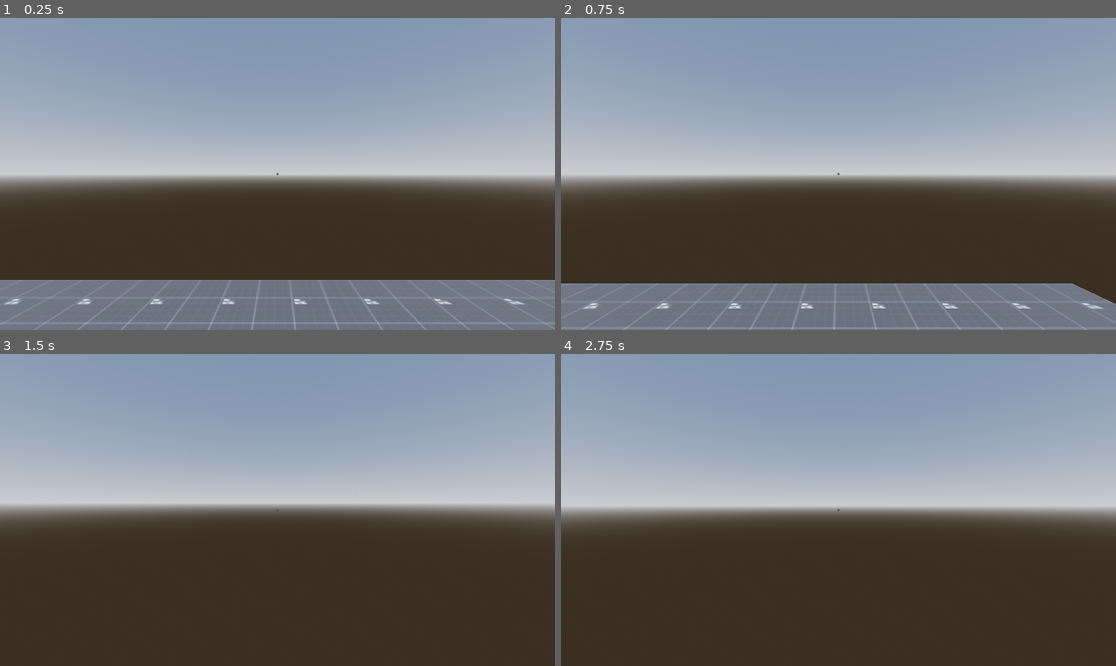
Above: before the commit, frames 1-4 (two rows, left to right).
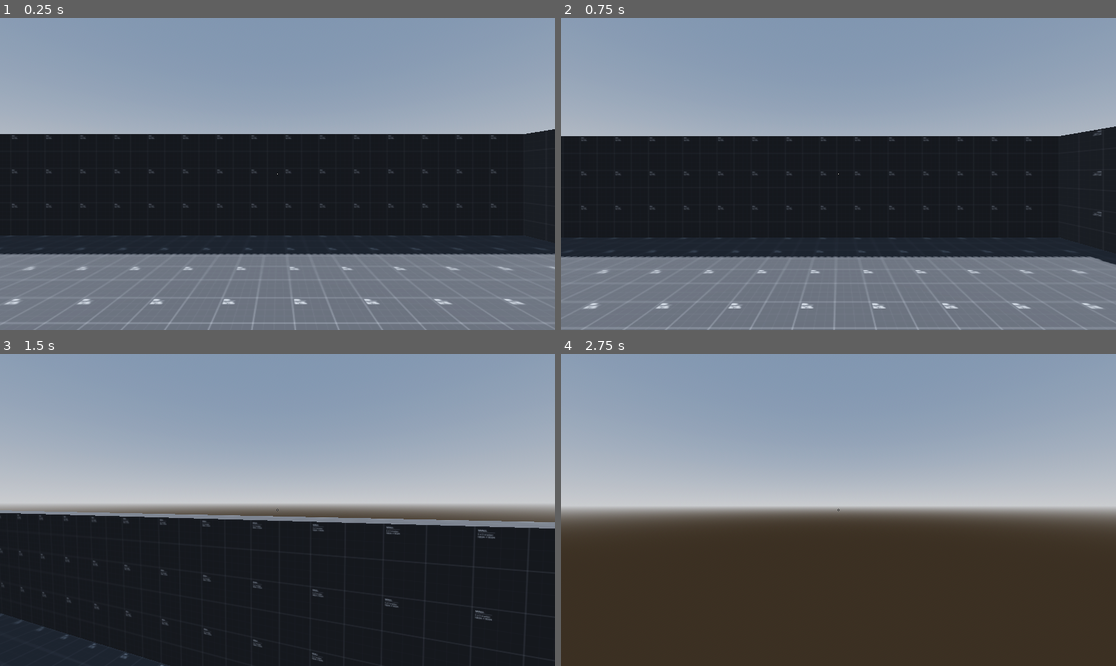
Above: after the commit, the same moments.

Repository: gbrlferz/super-crate-box-fps
Game: Godot game, scene res://scenes/game.tscn
Two runs of this game, one before a commit and one after it. Both use one fixed random seed, a clock stepped at 60 frames per second and the inputs below.
Inputs (mouse positions are in pixels of both pictures, inside the frame that each line leads up to):
- Up to frame 1 (0.25 s): no input
- Up to frame 2 (0.75 s): tap Enter at 0.5 s; move the mouse to (960, 158) at 0.52 s; hold D (right) from 0.53 s (still down); hold Ctrl (crouch) from 0.53 s (still down); click (960, 158) at 0.67 s
- Up to frame 3 (1.5 s): tap Space (jump) at 0.77 s; move the mouse to (249, 510) at 1.27 s; release D (right) at 1.28 s; release Ctrl (crouch) at 1.28 s; hold W (up) from 1.28 s (still down); tap V (no_clip) at 1.35 s
- Up to frame 4 (2.75 s): keep holding W (up); tap Space (jump) at 1.52, 2 s; move the mouse to (849, 503) at 2.02 s; press the mouse at (849, 503) at 2.03 s

The runs differ from the first frame. In frame 1, 47% of the frame differs, in the area x 0-100%, y 35-84%; in frame 2, 47%, in the area x 0-100%, y 34-92%; in frame 3, 47%; in frame 4, nothing differs.

Commit message:
Implement enemy spawning

Diff:
--- a/enemies/enemy.gd
+++ b/enemies/enemy.gd
@@ -1,9 +1,17 @@
 extends CharacterBody3D
 
+@export var speed := 3.5
+
 @onready var nav_agent := $NavigationAgent3D
+@onready var target : Node3D = Global.portal
 
-@export var speed := 3.5
-@export var target: Node3D
+var spawn_position: Vector3
+var hostile := false
+
+
+func _ready() -> void:
+	spawn_position = Vector3(randf_range(-10.0, 10.0), 0.0, randf_range(-10.0, 10.0))
+	position = spawn_position
 
 
 func _physics_process(_delta: float) -> void:
@@ -20,9 +28,23 @@
 	var current_location = global_transform.origin
 	var new_velocity = (next_location - current_location).normalized() * speed
 
-	velocity = velocity.move_toward(new_velocity, 0.25)
+	if current_location.distance_to(target.position) < 1.5:
+		if hostile:
+			print("LOSER")
+		else:
+			position = spawn_position
+			target = Global.player
+			hostile = true
+			speed *= 2
+
+	if is_on_floor():
+		velocity = velocity.move_toward(new_velocity, 0.25)
+	else:
+		velocity = Vector3.ZERO
+
 	move_and_slide()
 
 
 func target_position():
-	nav_agent.target_position = target.position
+	if target:
+		nav_agent.target_position = target.position
--- /dev/null
+++ b/enemies/enemy_spawner.gd
@@ -0,0 +1,14 @@
+extends Node
+
+@export var enemy: PackedScene
+@export var spawn_rate := 5.0
+
+var spawn_timer := 0.0
+
+func _process(delta: float) -> void:
+	spawn_timer += delta
+
+	if spawn_timer > spawn_rate:
+		spawn_timer = 0.0
+		var enemy_spawned := enemy.instantiate()
+		add_child(enemy_spawned)
--- a/fps_controller/fps_controller.gd
+++ b/fps_controller/fps_controller.gd
@@ -1,3 +1,4 @@
+class_name Player
 extends CharacterBody3D
 
 
@@ -31,6 +32,10 @@
 var cam_aligned_wish_dir := Vector3.ZERO
 var no_clip_speed_mult := 3.0
 var no_clip := false
+
+
+func _init() -> void:
+	Global.player = self
 
 
 func get_move_speed() -> float:
--- /dev/null
+++ b/global/global.gd
@@ -0,0 +1,4 @@
+extends Node
+
+var player: Player
+var portal: Portal
--- /dev/null
+++ b/portal/portal.gd
@@ -0,0 +1,6 @@
+class_name Portal
+extends Node3D
+
+
+func _init() -> void:
+	Global.portal = self
--- a/project.godot
+++ b/project.godot
@@ -14,6 +14,10 @@
 run/main_scene="uid://xqd5ps5hs2g5"
 config/features=PackedStringArray("4.4", "Forward Plus")
 config/icon="res://icon.svg"
+
+[autoload]
+
+Global="*res://global/global.gd"
 
 [input]
 
--- a/scenes/game.tscn
+++ b/scenes/game.tscn
@@ -1,8 +1,10 @@
-[gd_scene load_steps=10 format=3 uid="uid://xqd5ps5hs2g5"]
+[gd_scene load_steps=12 format=3 uid="uid://xqd5ps5hs2g5"]
 
+[ext_resource type="Script" uid="uid://c78xynregrfk5" path="res://enemies/enemy_spawner.gd" id="1_lbhrr"]
 [ext_resource type="PackedScene" uid="uid://c1us2u15454rf" path="res://fps_controller/fps_controller.tscn" id="1_uwrxv"]
 [ext_resource type="Material" uid="uid://w5ux2u2ooto5" path="res://materials/prototype.tres" id="2_yqjtg"]
 [ext_resource type="PackedScene" uid="uid://dnkd7ujhu5sqc" path="res://scenes/enemy.tscn" id="3_lnu2h"]
+[ext_resource type="Script" uid="uid://dep7fi63k4d47" path="res://portal/portal.gd" id="5_iywne"]
 
 [sub_resource type="Gradient" id="Gradient_lnu2h"]
 interpolation_mode = 1
@@ -30,8 +32,8 @@
 glow_enabled = true
 
 [sub_resource type="NavigationMesh" id="NavigationMesh_lnu2h"]
-vertices = PackedVector3Array(-12, 0.5005, 0, -1.5, 0.5005, 0, -1.5, 0.5005, -1, 0, 0.5005, -1.5, 0, 0.5005, -12, -12, 0.5005, -12, 1, 0.5005, -1.5, 1.5, 0.5005, 0, 12, 0.5005, 0, 12, 0.5005, -12, -0.5, 4.2505, -0.5, -0.5, 4.2505, 0.5, 0.5, 4.2505, 0.5, 0.5, 4.2505, -0.5, -1.5, 0.5005, 1, 0, 0.5005, 12, 0, 0.5005, 1.5, -12, 0.5005, 12, 1, 0.5005, 1.5, 12, 0.5005, 12)
-polygons = [PackedInt32Array(2, 1, 0), PackedInt32Array(3, 2, 4), PackedInt32Array(4, 2, 5), PackedInt32Array(5, 2, 0), PackedInt32Array(6, 3, 4), PackedInt32Array(7, 6, 8), PackedInt32Array(8, 6, 9), PackedInt32Array(9, 6, 4), PackedInt32Array(13, 12, 10), PackedInt32Array(10, 12, 11), PackedInt32Array(0, 1, 14), PackedInt32Array(16, 15, 14), PackedInt32Array(14, 15, 17), PackedInt32Array(14, 17, 0), PackedInt32Array(15, 16, 18), PackedInt32Array(7, 8, 18), PackedInt32Array(18, 8, 19), PackedInt32Array(18, 19, 15)]
+vertices = PackedVector3Array(-12, 0.5005, -12, -12, 0.5005, 12, 12, 0.5005, 12, 12, 0.5005, -12)
+polygons = [PackedInt32Array(3, 2, 0), PackedInt32Array(0, 2, 1)]
 
 [node name="Game" type="Node3D"]
 
@@ -70,6 +72,8 @@
 environment = SubResource("Environment_lnu2h")
 
 [node name="EnemySpawner" type="Node" parent="."]
+script = ExtResource("1_lbhrr")
+enemy = ExtResource("3_lnu2h")
 
 [node name="Marker3D" type="Marker3D" parent="EnemySpawner"]
 transform = Transform3D(1, 0, 0, 0, 1, 0, 0, 0, 1, 12.6387, 4.76837e-07, -8.75747)
@@ -81,21 +85,30 @@
 [node name="Map" type="Node3D" parent="NavigationRegion3D"]
 
 [node name="CSGCombiner3D" type="CSGCombiner3D" parent="NavigationRegion3D/Map"]
+operation = 2
 use_collision = true
 
 [node name="CSGBox3D" type="CSGBox3D" parent="NavigationRegion3D/Map/CSGCombiner3D"]
-transform = Transform3D(1, 0, 0, 0, 1, 0, 0, 0, 1, 0, -0.4995, 0)
-size = Vector3(25, 1, 25)
+transform = Transform3D(1, 0, 0, 0, 1, 0, 0, 0, 1, 0, 1.0005, 0)
+size = Vector3(32, 4, 32)
 material = ExtResource("2_yqjtg")
 
-[node name="CSGCylinder3D" type="CSGCylinder3D" parent="NavigationRegion3D/Map/CSGCombiner3D"]
-transform = Transform3D(1, 0, 0, 0, 1, 0, 0, 0, 1, 0, 2, 0)
-radius = 1.0
-height = 4.0
+[node name="CSGBox3D2" type="CSGBox3D" parent="NavigationRegion3D/Map/CSGCombiner3D"]
+transform = Transform3D(1, 0, 0, 0, 1, 0, 0, 0, 1, -0.0122547, 1.5466, 0.0015583)
+operation = 2
+size = Vector3(30, 3, 30)
+material = ExtResource("2_yqjtg")
 
 [node name="Player" parent="." instance=ExtResource("1_uwrxv")]
 transform = Transform3D(1, 0, 0, 0, 1, 0, 0, 0, 1, 7.73483, 0, -9.0594)
 
-[node name="Enemy" parent="." node_paths=PackedStringArray("target") instance=ExtResource("3_lnu2h")]
+[node name="Enemy" parent="." instance=ExtResource("3_lnu2h")]
 transform = Transform3D(1, 0, 0, 0, 1, 0, 0, 0, 1, 9, 0, 0)
-target = NodePath("../NavigationRegion3D/Map/CSGCombiner3D/CSGCylinder3D")
+
+[node name="Portal" type="Node3D" parent="."]
+script = ExtResource("5_iywne")
+
+[node name="CSGCylinder3D" type="CSGCylinder3D" parent="Portal"]
+transform = Transform3D(1, 0, 0, 0, 1, 0, 0, 0, 1, 0, 2, 0)
+radius = 1.0
+height = 4.0
Not shown, added: enemies/enemy_spawner.gd.uid
Not shown, added: global/global.gd.uid
Not shown, added: portal/portal.gd.uid
